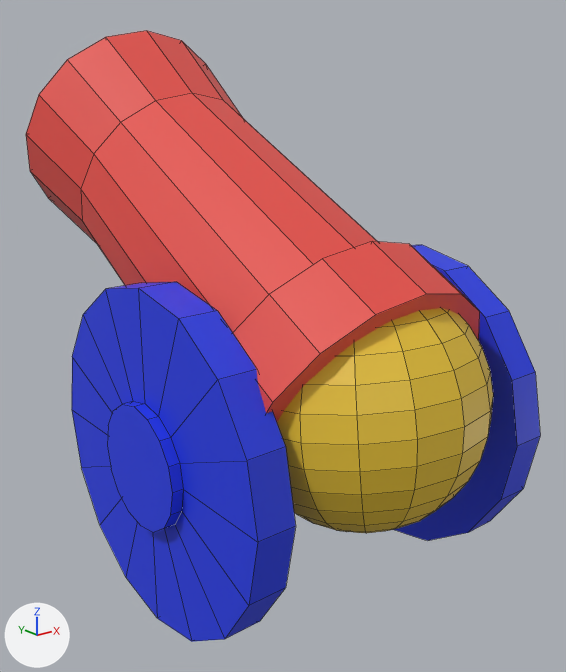
An edit to the FBX model canon.fbx, drawn before and after from the same camera.
The view is the same before and after, from a 50 mm lens placed at (-3.99, -5.49, 3.43), pointed at (0.24, -0.2, 1.32). The axes (+X, +Y, +Z) are drawn at lower left. The lights are the same throughout. Mesh edges are drawn as thin lines. Where no turn or scale is listed for an object, it has been applied to the vertices.
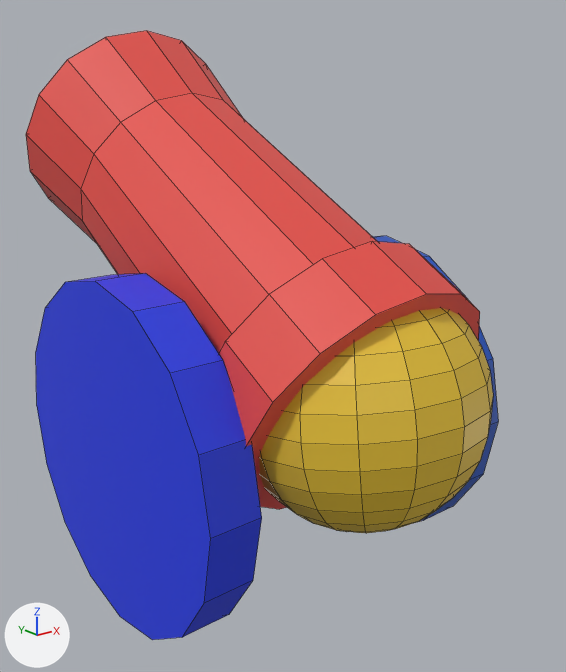
What differs and where, as boxes (x1, y1, x2, y2) in the pictures (566 x 672 px):
'Cylinder.002', added (blue): after (36, 273, 262, 640)
'Circle', deleted (blue): before (72, 282, 296, 642)
'Circle.001', reshaped, moved, turned, rescaled: before (393, 245, 540, 541); after (373, 236, 499, 521)

What changed in the scene script:
```text
Add mat_cercle_2:
    mat_cercle_2 = principled_material('cercle 2')
    mat_cercle_2.base_color = (0.0137, 0.0887, 0.515)  # blue #1f54be
Change me_circle_003:
    used by ob_circle_001; location = (-0.08, -1.23, 0.02); rotation_euler = (-3.142, 1.571, 0.0), in degrees (-180, 90, 0)
    remove me_circle_003.from_pydata(...)  # 64 vertices, 50 faces; spans x -2.06..0.76, y -1.93..0.89, z -1.64..-1.23
    remove me_circle_003.materials.append(mat_circle)  # blue #243ce7
    add me_circle_003.from_pydata(...)  # 32 vertices, 18 faces; spans x -1.0..1.0, y -1.0..1.0, z -1.5..1.5
    me_circle_003 part 1: the whole mesh is rebuilt
    add me_circle_003.materials.append(mat_cercle_2)  # blue #1f54be
Add me_cylinder_002:
    me_cylinder_002.from_pydata(...)  # a 16-sided cylinder along z spanning x -1.0..1.0, y -1.0..1.0, z -1.5..1.5
    me_cylinder_002.materials.append(mat_circle)  # blue #243ce7
Remove ob_circle:
    ob_circle = bpy.data.objects.new('Circle', me_circle)
    ob_circle.location = (0.2, 0.0, 0.0)
Change ob_circle_001:
    ob_circle_001.location: (-0.08, -1.23, 0.02) -> (1.35, -0.17, 0.61)
    ob_circle_001.rotation_euler: (-3.142, 1.571, 0.0) -> (3.142, -1.571, 0.0)  # degrees (-180, 90, 0) -> degrees (180, -90, 0)
    ob_circle_001.scale: (1.0, 1.0, 1.0) -> (-1.47, -1.47, -0.141)
Add ob_cylinder_002:
    ob_cylinder_002 = bpy.data.objects.new('Cylinder.002', me_cylinder_002)
    ob_cylinder_002.location = (-1.3, -0.17, 0.61)
    ob_cylinder_002.rotation_euler = (3.142, -1.571, 0.0)  # degrees (180, -90, 0)
    ob_cylinder_002.scale = (-1.47, -1.47, -0.141)
```
